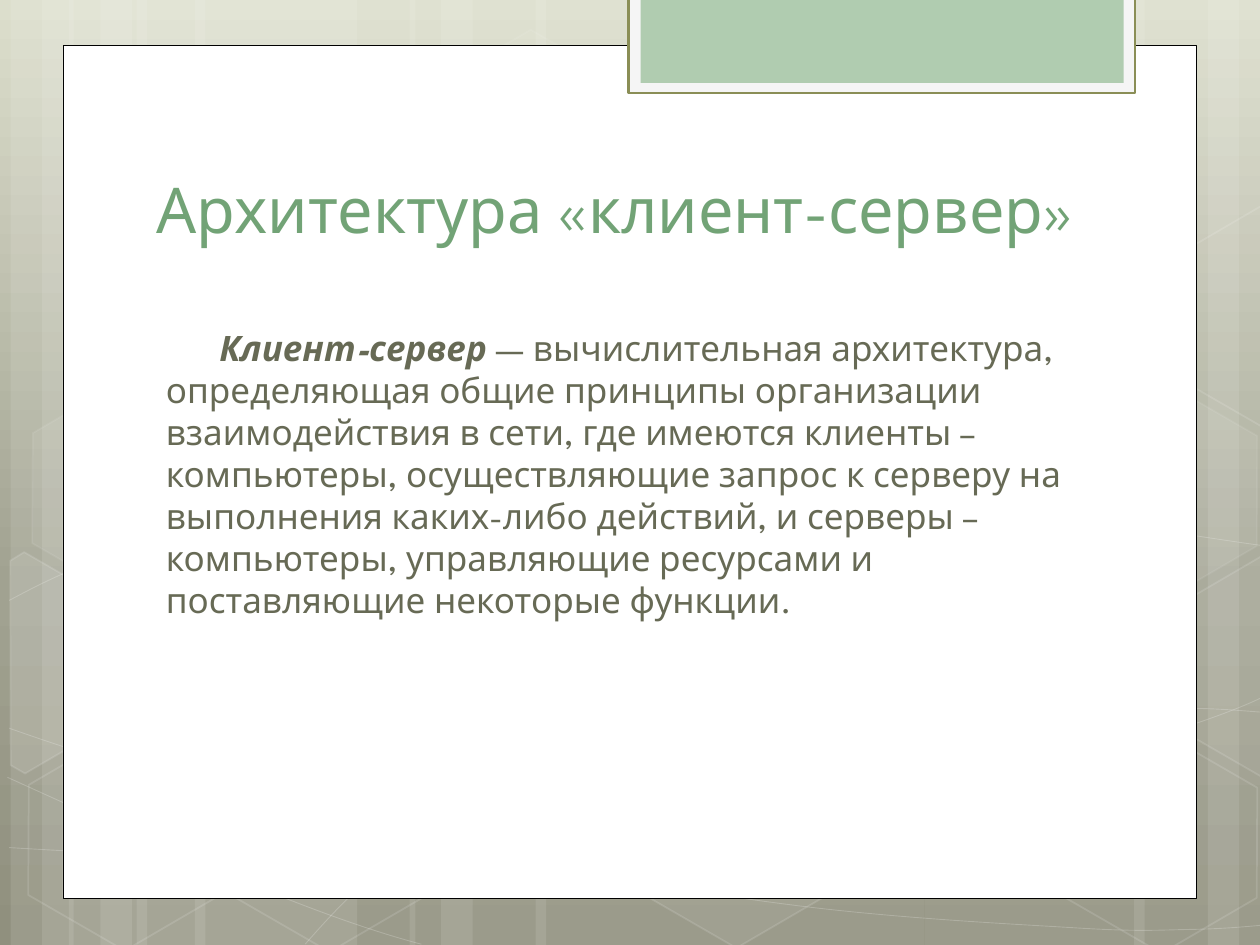
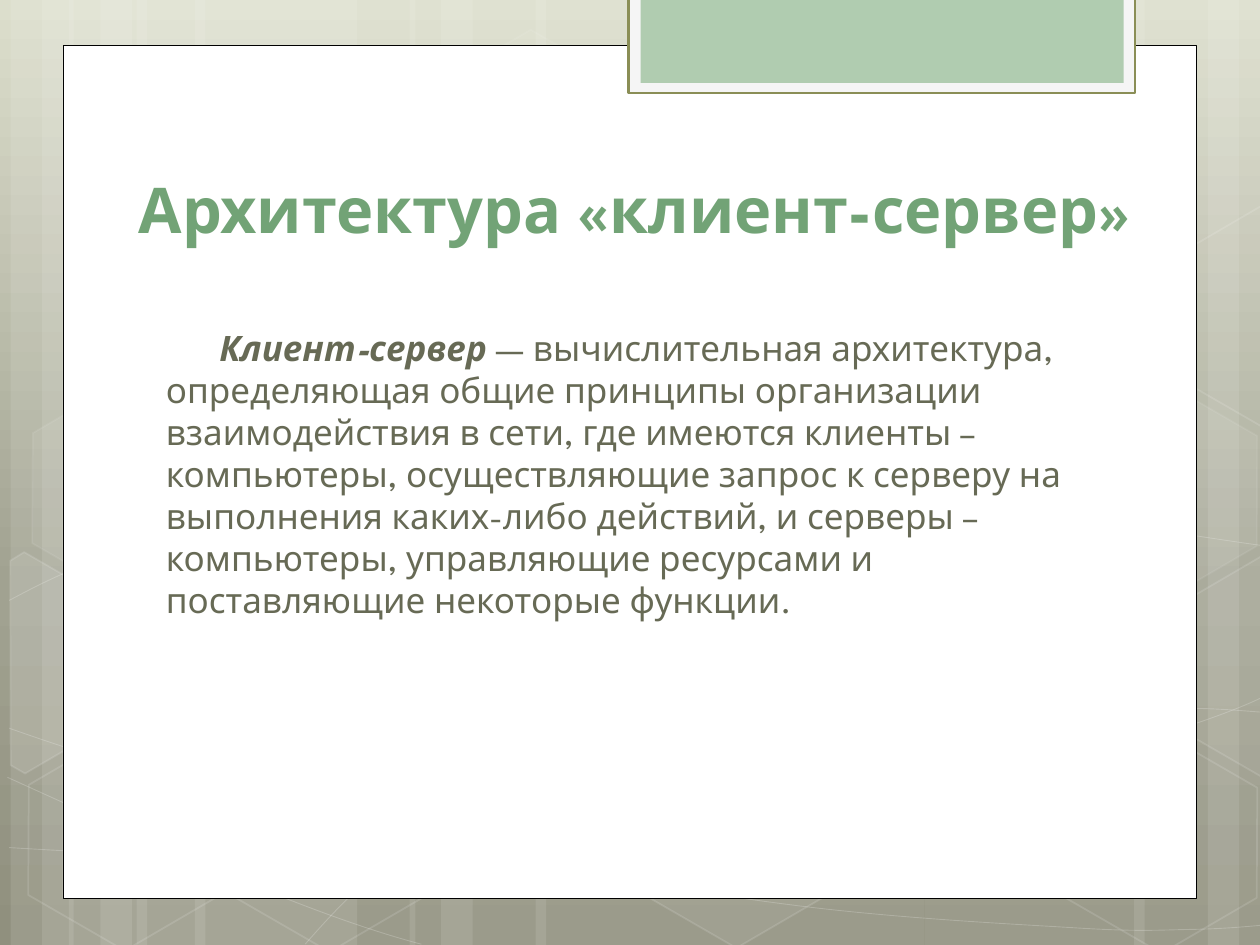
Before and after one commit to julypand/-, a slide deck: slide 3 of presentation.pptx. Drawn at 1260x945 pixels with LibreOffice and Linux fonts; fonts in the diff are those of the drawing. Boxes give left, top, right and bottom in pixels: in the first picture for what was removed or moved away, otherwise in the second. Text is boxed around its words. In the diff, an @@ line names an element or a change of style, - is before the commit and + after.

```diff
--- a/presentation.pptx
+++ b/presentation.pptx
@@ title "Архитектура «клиент-сервер»": place and size @@
-title "Архитектура «клиент-сервер»" at (156, 188, 1043, 248)
+title "Архитектура «клиент-сервер»" at (139, 188, 1098, 248)
@@ title "Архитектура «клиент-сервер»" at (139, 188, 1098, 248): bold on @@
```
Also in this commit, not shown: 4 other slides changed, 6 slides added.
